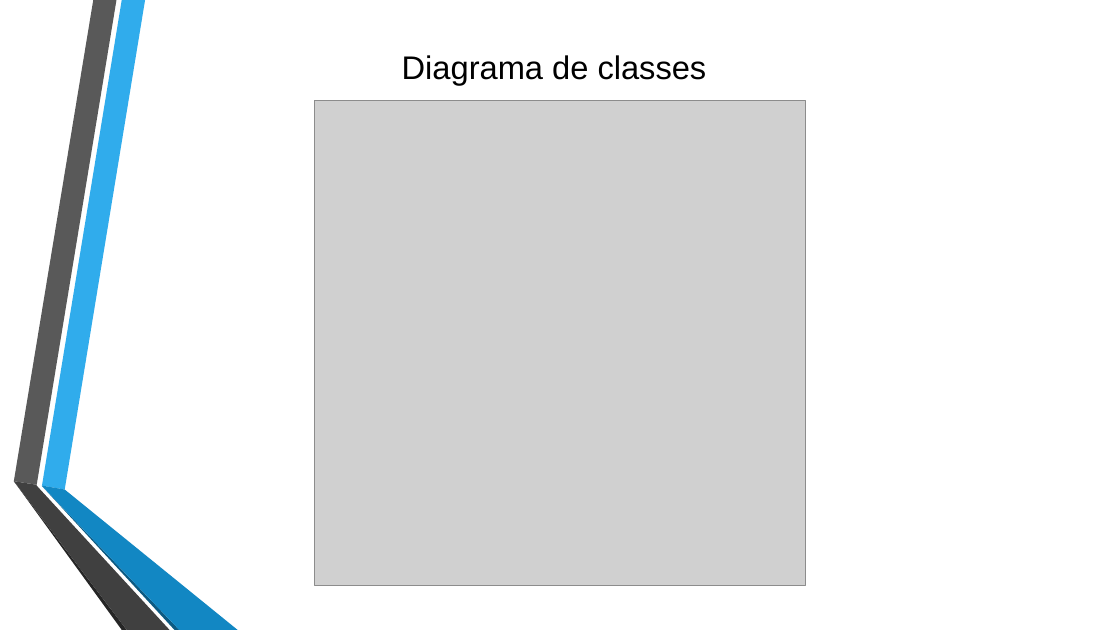
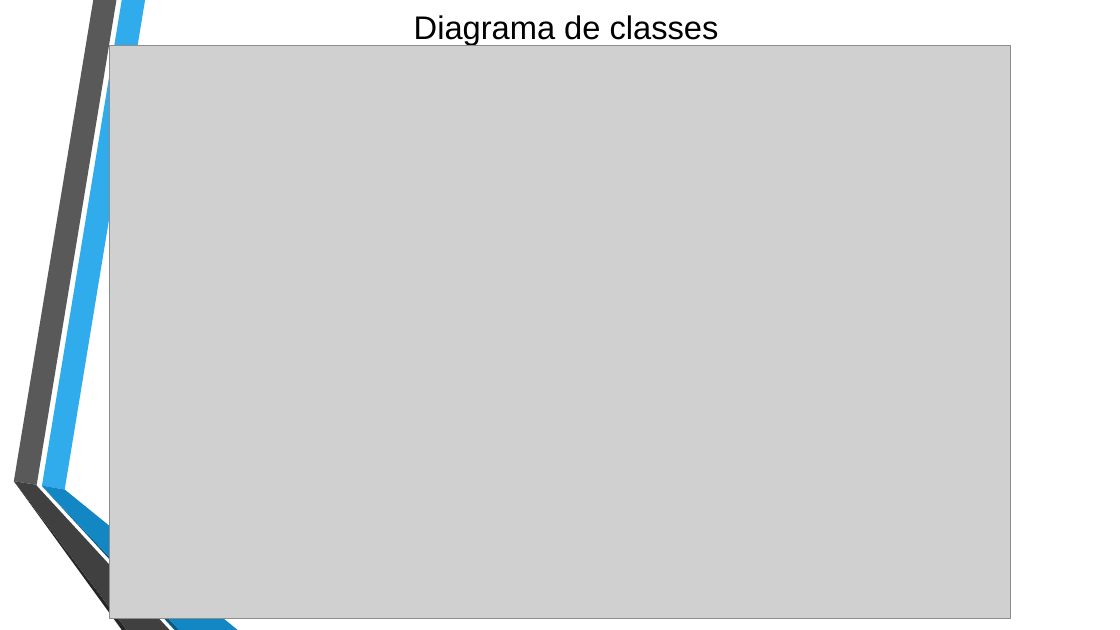
Before and after one commit to Rodrigojxj/ProjetoFinal_POO_2018.2_LocadoraDeVideo, a slide deck: slide 9 of LoopInfinito - Apresentação final.pptx. Drawn at 1120x630 pixels with LibreOffice and Linux fonts; fonts in the diff are those of the drawing; grey boxes stand for pictures; background and template pictures are left out. Boxes give left, top, right and bottom in pixels: in the first picture for what was removed or moved away, otherwise in the second. Text is boxed around its words. In the diff, an @@ line names an element or a change of style, - is before the commit and + after.

```diff
--- a/LoopInfinito - Apresentação final.pptx
+++ b/LoopInfinito - Apresentação final.pptx
@@ title "Diagrama de classes" moved from (x1=402, y1=55, x2=707, y2=85) to (x1=414, y1=15, x2=719, y2=45) @@
@@ picture added at (x1=109, y1=46, x2=1011, y2=619) @@
@@ picture removed at (x1=314, y1=100, x2=805, y2=586) @@
```
Also in this commit, not shown: 7 other slides changed.
